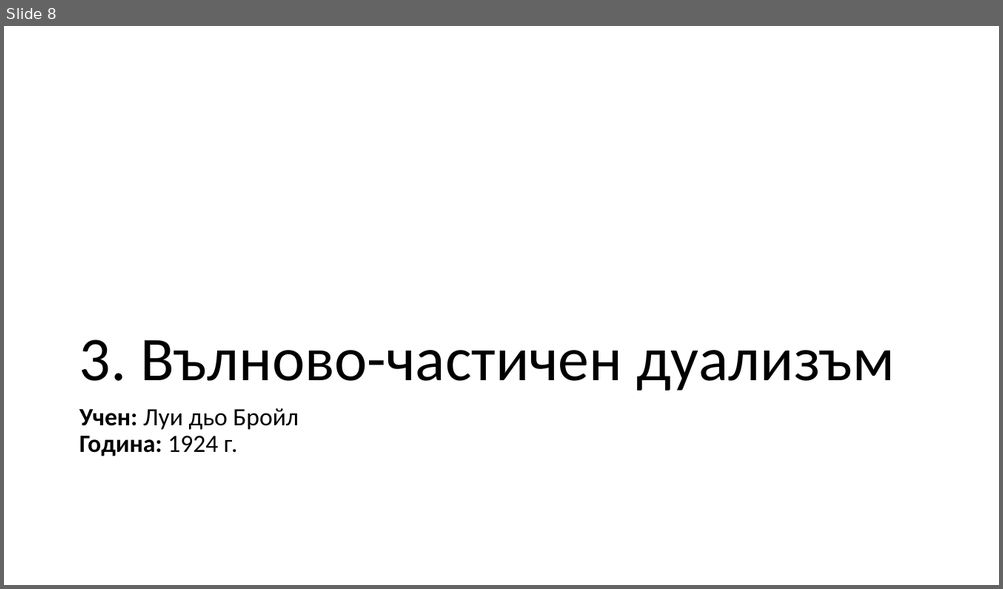
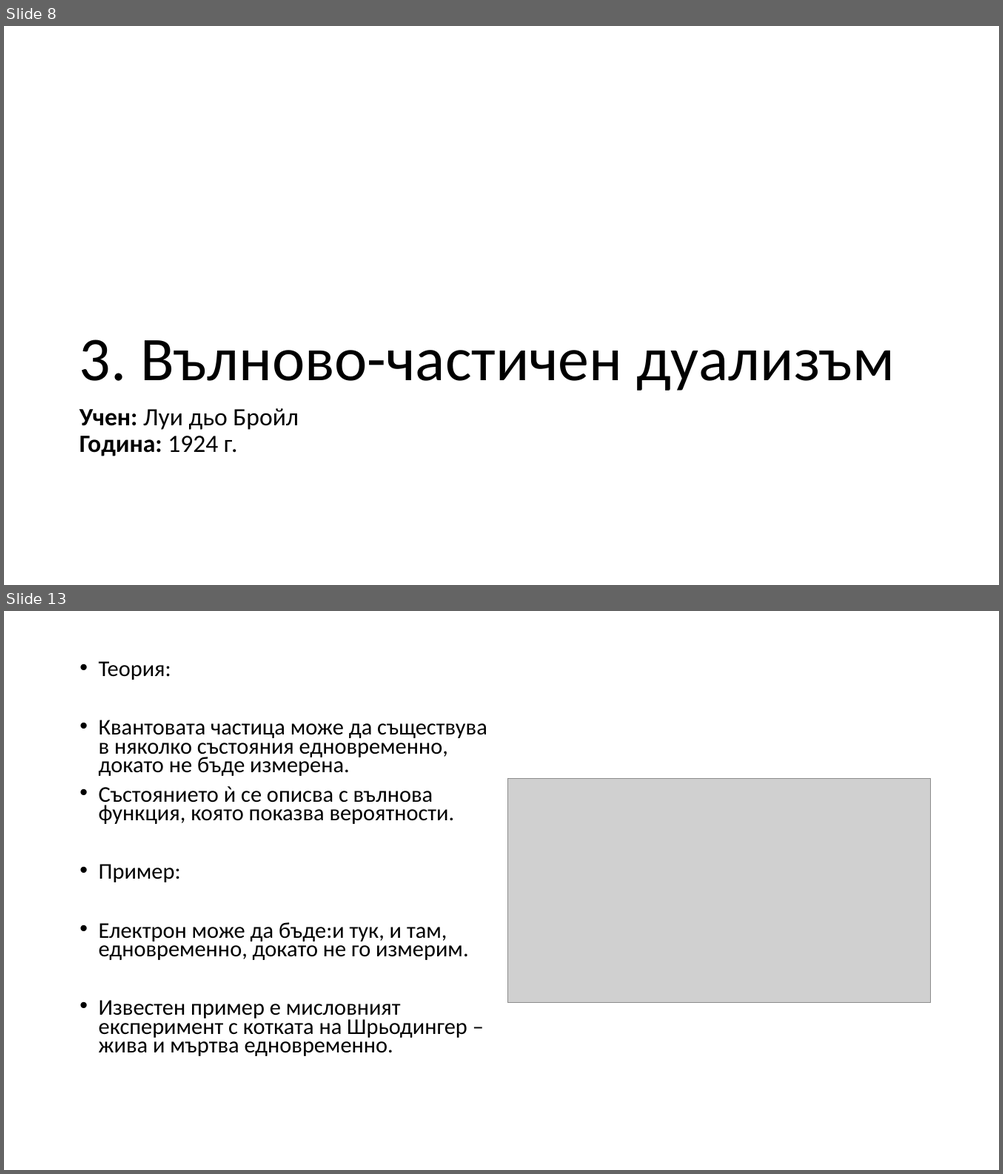
Before and after one commit to LAB5fire/PPQM, a slide deck: kvantova vizika.pptx. Shown one above the other, each under a label of ours: slide 8 before the commit, slides 8 and 13 after it; the slides between them are not shown. The pictures are 1003x589 and 1003x1174 pixels, drawn with LibreOffice and Linux fonts; fonts in the diff are those of the drawing; grey boxes stand for pictures. Boxes give left, top, right and bottom in pixels: in the first picture for what was removed or moved away, otherwise in the second. Text is boxed around its words. In the diff, an @@ line names an element or a change of style, - is before the commit and + after.

```diff
--- a/kvantova vizika.pptx
+++ b/kvantova vizika.pptx
@@ slide 13 added at (4, 611, 999, 1170), background #FFFFFF @@
@@ text added at (99, 661, 487, 1056), 21.7 pt, text #000000 @@
+• Теория:
+• Квантовата частица може да съществува в няколко състояния едновременно, докато не бъде измерена.
+• Състоянието ѝ се описва с вълнова функция, която показва вероятности.
+• Пример:
+• Електрон може да бъде:и тук, и там, едновременно, докато не го измерим.
+• Известен пример е мисловният експеримент с котката на Шрьодингер – жива и мъртва едновременно.
@@ picture added at (508, 779, 930, 1003) @@
```
Also in this commit, not shown: 2 slides changed, 5 other slides added, 3 other files.
